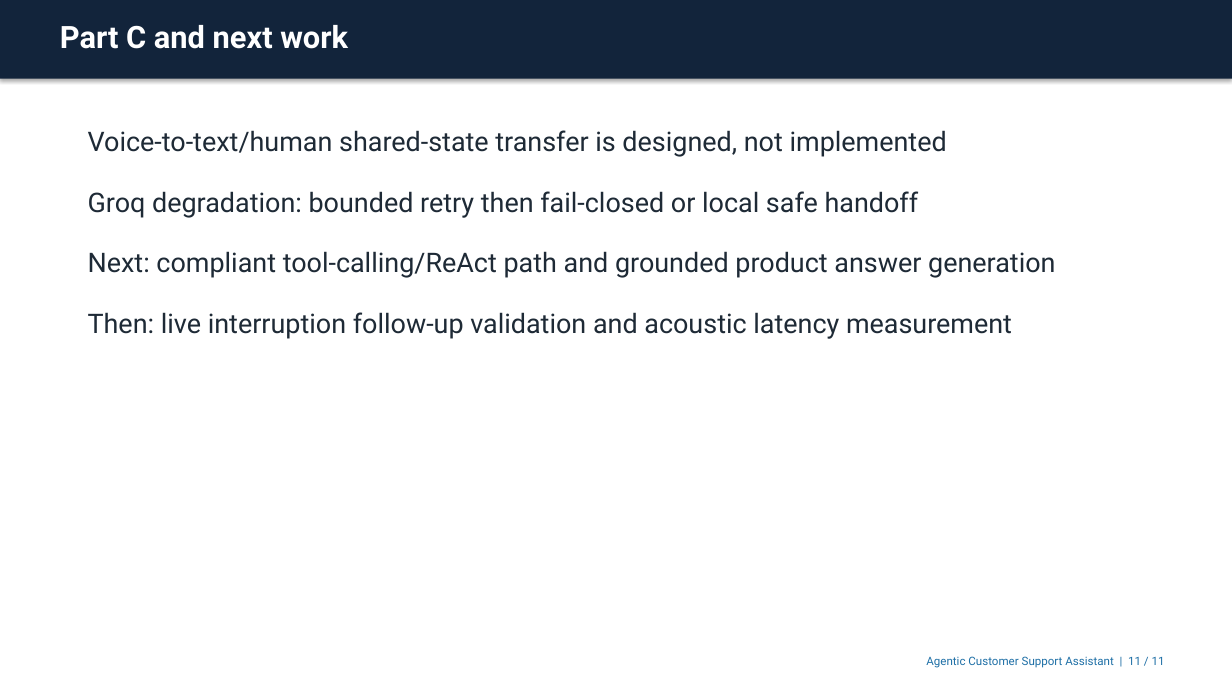
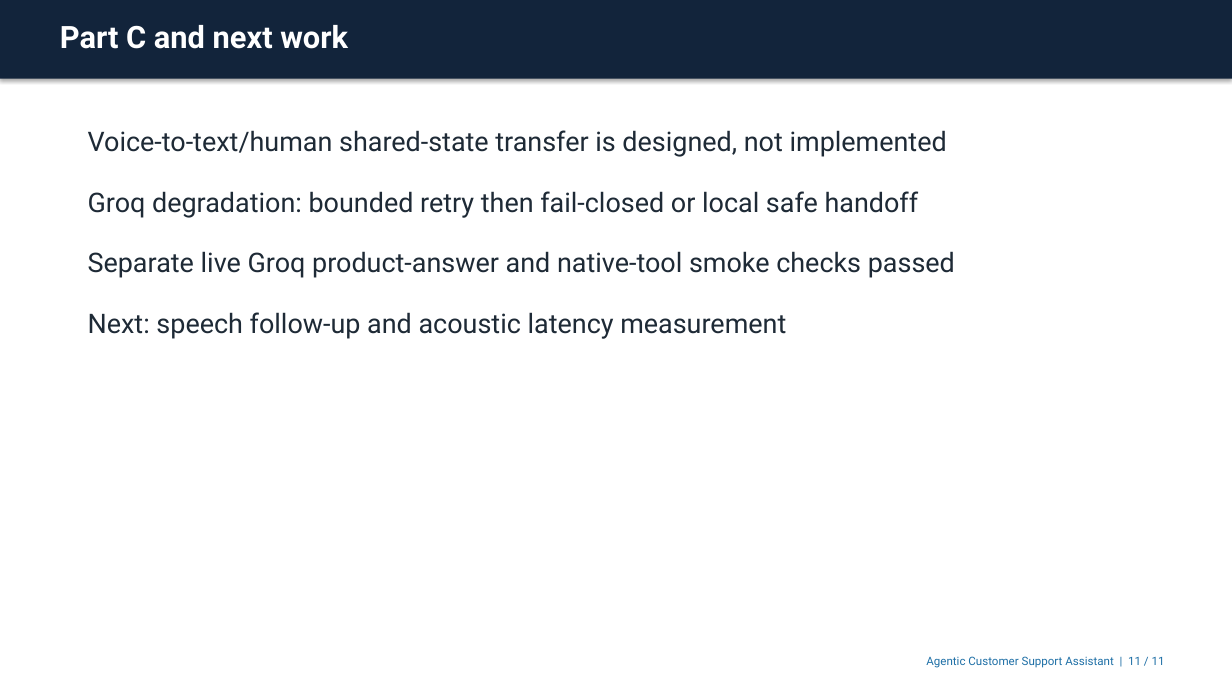
Before and after one commit to amit253/Agentic-Customer-Support-Assistant, a slide deck: slide 11 of presentation/agentic-customer-support.pptx. Drawn at 1232x693 pixels with LibreOffice and Linux fonts; fonts in the diff are those of the drawing. Boxes give left, top, right and bottom in pixels: in the first picture for what was removed or moved away, otherwise in the second. Text is boxed around its words. In the diff, an @@ line names an element or a change of style, - is before the commit and + after.

```diff
--- a/presentation/agentic-customer-support.pptx
+++ b/presentation/agentic-customer-support.pptx
@@ text at (88,251,955,339): text changed @@
-Next: compliant tool-calling/ReAct path and grounded product answer generation
-Then: live interruption follow-up validation and acoustic latency measurement
+Separate live Groq product-answer and native-tool smoke checks passed
+Next: speech follow-up and acoustic latency measurement
```
Also in this commit, not shown: 2 other slides changed, 12 other files.
